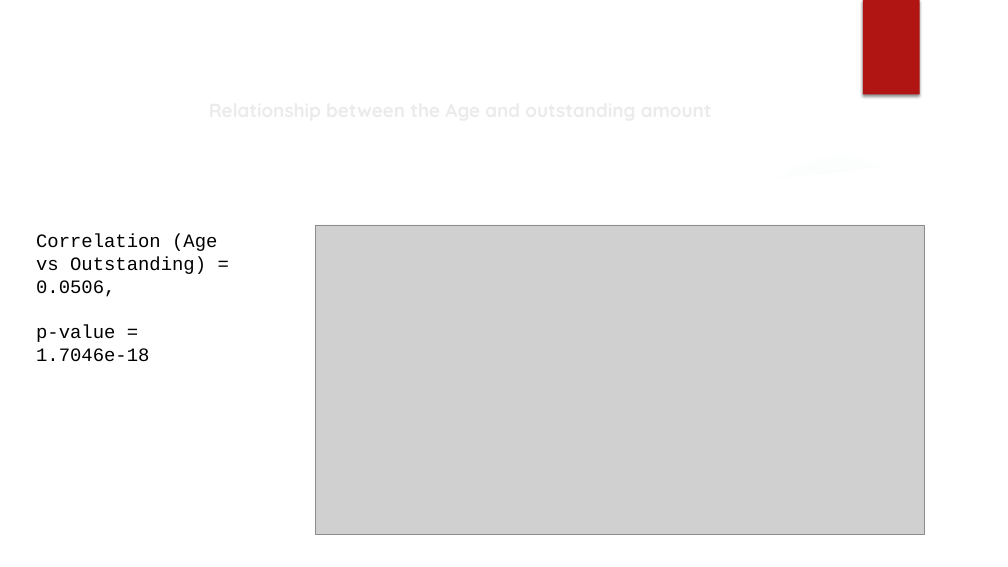
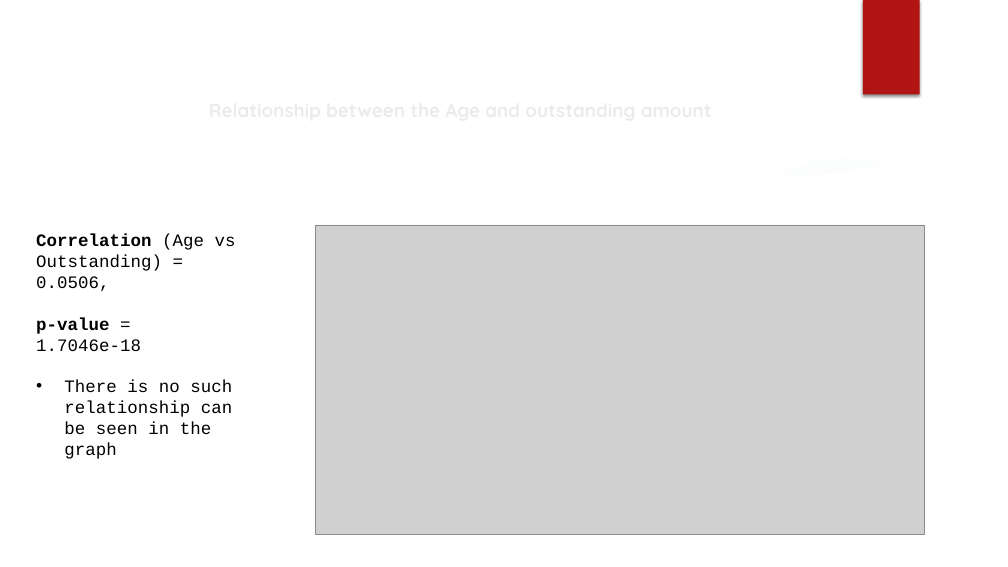
Before and after one commit to SunilKhandale/credit-card-default-data-analytics-in-python, a slide deck: slide 12 of credit_default.pptx. Drawn at 1008x567 pixels with LibreOffice and Linux fonts; fonts in the diff are those of the drawing; grey boxes stand for pictures; background and template pictures are left out. Boxes give left, top, right and bottom in pixels: in the first picture for what was removed or moved away, otherwise in the second. Text is boxed around its words. In the diff, an @@ line names an element or a change of style, - is before the commit and + after.

```diff
--- a/credit_default.pptx
+++ b/credit_default.pptx
@@ text at box(36, 234, 236, 351): size 18 to 16.6 pt in "Correlation (Age vs Outstanding) = 0.0506,", "p-value = 1.7046e-18"; bold on in "Correlation", "p-value" @@
@@ text at box(64, 380, 232, 459): paragraph added @@
+• There is no such relationship can be seen in the graph
```
Also in this commit, not shown: 5 other slides changed.
